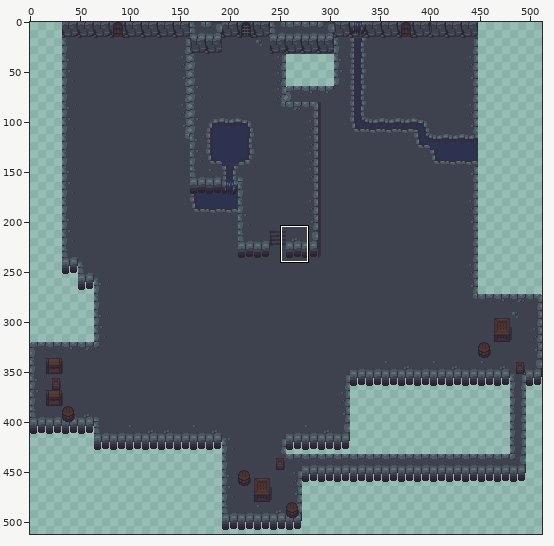
File history of a sprite sheet, Ludum Dare 37/Assets/OGA/DungeonMap.png. Above: a wide view before the commit, with the close-up outlined.
Close-up. Before:
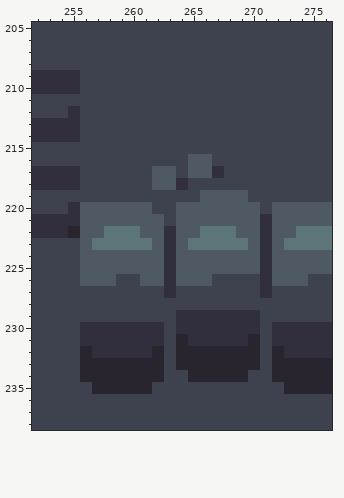
The file is 512x512 pixels. Shown: x 252..276, y 205..238. The commit also changed other parts of the picture, which this record leaves out.
New version:
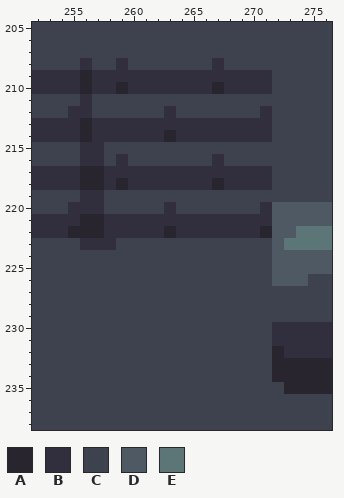
Palette (. is transparent): A #28252f  B #312e3d  C #3e414e  D #4e5964  E #5c7678
Change:
The edit turns colour B into colour A in row 222 at x 263 and 271.
The edit turns colour C into colour A in row 209 at x 256; in row 210 at x 256, 259 and 267; in row 213 at x 256; in row 214 at x 256 and 263; in row 217 at x 256 to 257; in row 218 at x 256 to 257, 259 and 267.
The edit turns colour D into colour A in rows 221 to 222 at x 256 to 257.
The edit turns colour C into colour B in row 208 at x 256, 259 and 267; in row 209 at x 257 to 271; in row 210 at x 257 to 258, 260 to 266 and 268 to 271; in row 211 at x 256; in row 212 at x 256, 263 and 271; in row 213 at x 257 to 271.
The edit turns colour C into colour B in row 214 at x 257 to 262 and 264 to 271; in row 215 at x 256 to 257; in row 216 at x 256 to 257, 259 and 267; in row 217 at x 258 to 261, 264 and 268 to 271; in row 218 at x 258, 260 to 261, 265 to 266 and 268 to 271; in row 219 at x 256 to 257.
The edit turns colour C into colour B in row 220 at x 263 and 271; in row 221 at x 263.
The edit turns colour D into colour B in row 217 at x 262 to 263 and 265 to 266; in row 218 at x 262 to 263; in row 220 at x 256 to 257; in row 221 at x 258 to 262 and 264 to 270; in row 222 at x 261 to 262, 264 to 265 and 269 to 270; in row 223 at x 256.
The edit turns colour E into colour B in row 222 at x 258 to 260 and 266 to 268; in row 223 at x 257 to 258.
The edit turns colour A into colour C in row 231 at x 264 and 270; in row 232 at x 256, 262 and 264 to 270; in row 233 at x 256 to 262 and 264 to 270; in row 234 at x 256 to 262 and 265 to 269; in row 235 at x 257 to 261.
The edit turns colour B into colour C in rows 223 to 227 at x 263 and 271; in row 229 at x 264 to 270; in row 230 at x 256 to 262 and 264 to 270; in row 231 at x 256 to 262 and 265 to 269; in row 232 at x 257 to 261.
The edit turns colour D into colour C in row 216 at x 265 to 266; in row 219 at x 266 to 269; in row 220 at x 258 to 261 and 264 to 270; in row 223 at x 262, 264 and 270; in rows 224 to 225 at x 256 to 262 and 264 to 270; in row 226 at x 256 to 258, 261 to 262 and 264 to 266.
The edit turns colour E into colour C in row 223 at x 259 to 261 and 265 to 269.
Boxes around the changes in both close-ups, in picture pixels (x1, y1, x2, y2):
changed: (80, 58, 272, 394)
